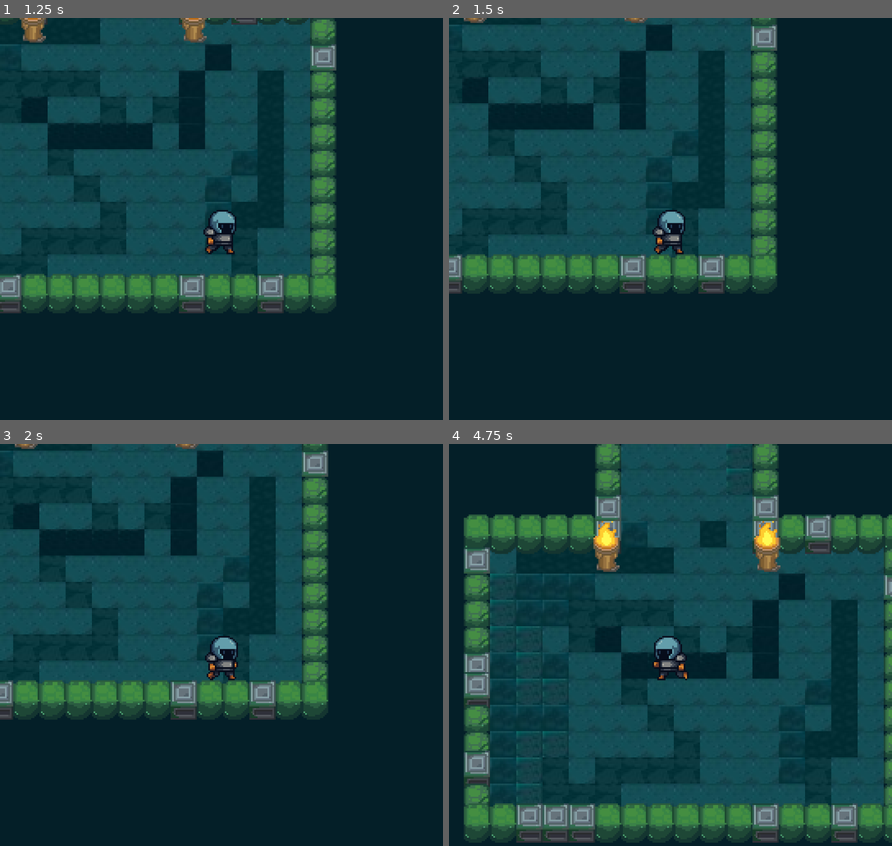
Above: before the commit, frames 1-4 (two rows, left to right).
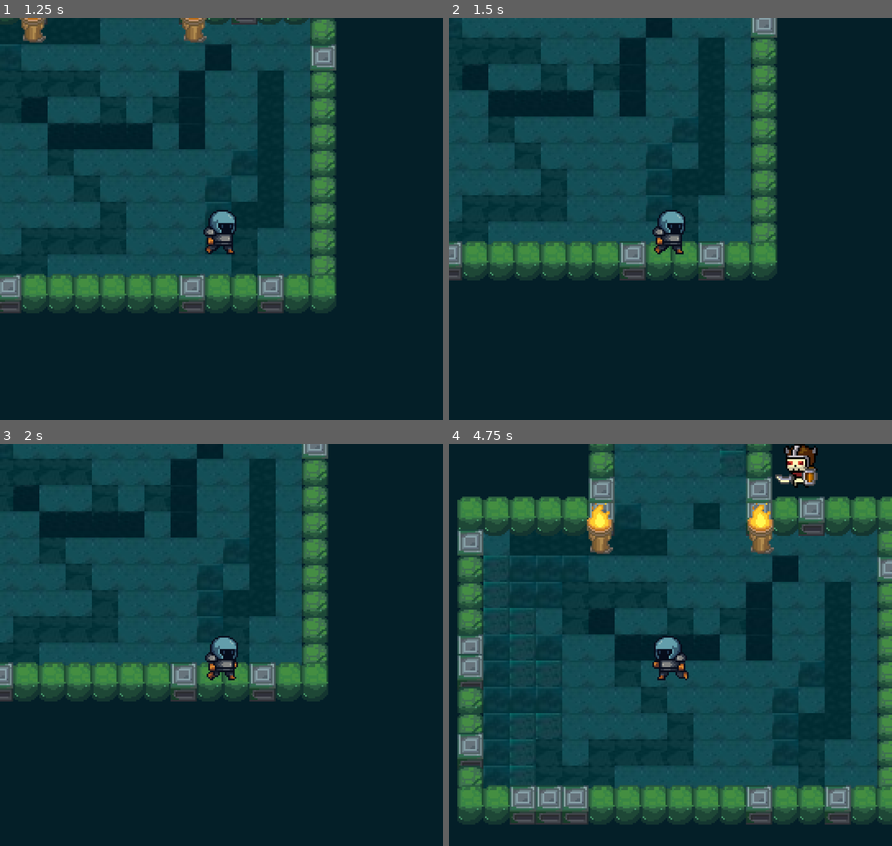
Above: after the commit, the same moments.

Repository: DylanFarkas/proyecto-final-videojuegos
Game: Godot game, scene res://scenes/Game.tscn
The game is run twice, just before and just after one commit, with the same random seed, the same clock (stepped at 60 frames per second) and the same inputs.
Inputs:
- Up to frame 1 (1.25 s): tap Enter at 0.5 s; hold D (right) from 0.53 s (still down)
- Up to frame 2 (1.5 s): release D (right) at 1.28 s; hold S (down) from 1.28 s (still down)
- Up to frame 3 (2 s): keep holding S (down)
- Up to frame 4 (4.75 s): release S (down) at 2.03 s; hold D (right) 2.03-2.78 s; hold W (up) 2.78-3.53 s; hold A (left) from 3.53 s (still down)

Frame 1 is identical in both runs. In frame 2, 14% of the frame differs, in the area x 0-75%, y 0-69%; in frame 3, 17%; in frame 4, 38%, in the area x 1-100%, y 0-100%.

Commit message:
Se añaden animaciones a los enemigos y se agregan en el game

Diff:
--- /dev/null
+++ b/enemy.gd
@@ -0,0 +1,58 @@
+extends CharacterBody2D
+class_name Enemy
+
+@export var speed := 60
+@onready var animated_sprite: AnimatedSprite2D = $AnimatedSprite2D
+
+var player: Node2D = null
+var last_player_pos: Vector2 = Vector2.ZERO
+
+func _ready():
+	animated_sprite.play("attack")             # animación por defecto
+	call_deferred("_find_player")              # busco player luego
+
+func _find_player():
+	var players = get_tree().get_nodes_in_group("player")
+	if players.size() > 0:
+		player = players[0]
+		last_player_pos = player.global_position
+	else:
+		await get_tree().create_timer(0.2).timeout
+		_find_player()   # reintentar hasta encontrar
+
+func _physics_process(delta):
+	if not player:
+		return
+
+	# (--- comportamiento de persecución ---)
+	var dist = global_position.distance_to(player.global_position)
+	if dist < 25:
+		velocity = Vector2.ZERO
+		animated_sprite.play("attack")
+	else:
+		var dir = (player.global_position - global_position).normalized()
+		velocity = dir * speed
+		move_and_slide()
+
+	var player_move := Vector2.ZERO
+	if "velocity" in player:   # si el player expone velocity (CharacterBody2D)
+		player_move = player.velocity
+	else:
+		# fallback: usar diferencia de posición (no divide por delta porque basta comparar signo)
+		player_move = player.global_position - last_player_pos
+
+	# Umbral para evitar jitter cuando está prácticamente quieto
+	var threshold := 0.1
+
+	# Si el player se mueve hacia la izquierda, cambiamos animación a la versión izquierda.
+	if player_move.x < -threshold:
+		# nombres de animación esperados: "attack-left", "attack-right", "attack-up", "attack-down"
+		animated_sprite.play("attack-left")
+	elif player_move.x > threshold:
+		animated_sprite.play("attack-right")
+	elif player_move.y < -threshold:
+		animated_sprite.play("attack-up")
+	elif player_move.y > threshold:
+		animated_sprite.play("attack-down")
+
+	last_player_pos = player.global_position
--- a/scenes/Game.tscn
+++ b/scenes/Game.tscn
@@ -7,6 +7,7 @@
 [ext_resource type="PackedScene" uid="uid://ihuqh26qg6py" path="res://scenes/room_scenes/Room_1.tscn" id="4_kiw3p"]
 [ext_resource type="PackedScene" uid="uid://kd66r1hm25ur" path="res://scenes/room_scenes/Room_2.tscn" id="5_400sg"]
 [ext_resource type="PackedScene" uid="uid://r7e58bh1yshp" path="res://scenes/player.tscn" id="6_aug50"]
+[ext_resource type="PackedScene" uid="uid://b3fybqw6ocyx6" path="res://scenes/enemy.tscn" id="8_400sg"]
 
 [node name="Game" type="Node2D"]
 script = ExtResource("1_ibkli")
@@ -15,3 +16,4 @@
 horizontal_corridor_scene = ExtResource("4_400sg")
 room_scenes = Array[PackedScene]([ExtResource("4_kiw3p"), ExtResource("5_400sg")])
 player_scene = ExtResource("6_aug50")
+enemy_scene = ExtResource("8_400sg")
--- /dev/null
+++ b/scenes/enemy.tscn
@@ -0,0 +1,101 @@
+[gd_scene load_steps=14 format=3 uid="uid://b3fybqw6ocyx6"]
+
+[ext_resource type="Script" uid="uid://c41avysxt7esh" path="res://enemy.gd" id="1_md0e3"]
+[ext_resource type="Texture2D" uid="uid://3gy4oxrrgpdx" path="res://assets/sprites/enemies/enemies-1.png" id="2_4ra3w"]
+[ext_resource type="Texture2D" uid="uid://d0whnhkpq2w7f" path="res://assets/sprites/enemies/enemies-left.png" id="3_4ra3w"]
+
+[sub_resource type="AtlasTexture" id="AtlasTexture_fcftc"]
+atlas = ExtResource("2_4ra3w")
+region = Rect2(0, 0, 24, 24)
+
+[sub_resource type="AtlasTexture" id="AtlasTexture_lu5c6"]
+atlas = ExtResource("2_4ra3w")
+region = Rect2(24, 0, 24, 24)
+
+[sub_resource type="AtlasTexture" id="AtlasTexture_5uy6h"]
+atlas = ExtResource("2_4ra3w")
+region = Rect2(0, 0, 24, 24)
+
+[sub_resource type="AtlasTexture" id="AtlasTexture_c4w8v"]
+atlas = ExtResource("2_4ra3w")
+region = Rect2(24, 0, 24, 24)
+
+[sub_resource type="AtlasTexture" id="AtlasTexture_xwavj"]
+atlas = ExtResource("3_4ra3w")
+region = Rect2(0, 0, 24, 24)
+
+[sub_resource type="AtlasTexture" id="AtlasTexture_nenq2"]
+atlas = ExtResource("3_4ra3w")
+region = Rect2(24, 0, 24, 24)
+
+[sub_resource type="AtlasTexture" id="AtlasTexture_md484"]
+atlas = ExtResource("2_4ra3w")
+region = Rect2(0, 0, 24, 24)
+
+[sub_resource type="AtlasTexture" id="AtlasTexture_ipns3"]
+atlas = ExtResource("2_4ra3w")
+region = Rect2(24, 0, 24, 24)
+
+[sub_resource type="SpriteFrames" id="SpriteFrames_nb6gf"]
+animations = [{
+"frames": [{
+"duration": 1.0,
+"texture": SubResource("AtlasTexture_fcftc")
+}, {
+"duration": 1.0,
+"texture": SubResource("AtlasTexture_lu5c6")
+}],
+"loop": true,
+"name": &"attack",
+"speed": 5.0
+}, {
+"frames": [{
+"duration": 1.0,
+"texture": SubResource("AtlasTexture_5uy6h")
+}, {
+"duration": 1.0,
+"texture": SubResource("AtlasTexture_c4w8v")
+}],
+"loop": true,
+"name": &"attack-down",
+"speed": 5.0
+}, {
+"frames": [{
+"duration": 1.0,
+"texture": SubResource("AtlasTexture_xwavj")
+}, {
+"duration": 1.0,
+"texture": SubResource("AtlasTexture_nenq2")
+}],
+"loop": true,
+"name": &"attack-left",
+"speed": 5.0
+}, {
+"frames": [{
+"duration": 1.0,
+"texture": SubResource("AtlasTexture_md484")
+}, {
+"duration": 1.0,
+"texture": SubResource("AtlasTexture_ipns3")
+}],
+"loop": true,
+"name": &"attack-up",
+"speed": 5.0
+}]
+
+[sub_resource type="RectangleShape2D" id="RectangleShape2D_jt03m"]
+size = Vector2(31, 34)
+
+[node name="Enemy" type="CharacterBody2D" groups=["enemy"]]
+script = ExtResource("1_md0e3")
+
+[node name="AnimatedSprite2D" type="AnimatedSprite2D" parent="."]
+position = Vector2(1, 1.999999)
+scale = Vector2(1.0833331, 1.1666667)
+sprite_frames = SubResource("SpriteFrames_nb6gf")
+animation = &"attack-down"
+
+[node name="CollisionShape2D" type="CollisionShape2D" parent="."]
+visible = false
+position = Vector2(5.5, 7)
+shape = SubResource("RectangleShape2D_jt03m")
--- a/scenes/game.gd
+++ b/scenes/game.gd
@@ -6,16 +6,17 @@
 @export var room_scenes: Array[PackedScene] = []     # SOLO rooms: Room_1, Room_2, ...
 
 @export var player_scene: PackedScene
+@export var enemy_scene : PackedScene
+
+@export var enemies_per_room: int = 1
 
 @export var max_rooms: int = 5
 @export var room_size: Vector2 = Vector2(272, 272)   # 17 tiles * 16px
-
-
-# --- ESTADO INTERNO ---
 
 var rng := RandomNumberGenerator.new()
 var grid: Dictionary = {}    # Vector2i -> Node2D (instancia de sala)
 var player: Node2D = null
+
 
 func _ready() -> void:
 	rng.randomize()
@@ -30,83 +31,160 @@
 func generate_dungeon() -> void:
 	grid.clear()
 
-	# 1) Sala de inicio en (0, 0)
 	var start_pos := Vector2i(0, 0)
 	var start_room := _instance_room(start_room_scene, start_pos)
 	grid[start_pos] = start_room
 
-	# 2) Pasillo fijo arriba de la sala de inicio → (0, -1)
 	var corridor_pos := start_pos + Vector2i(0, -1)
 	var first_corridor := _instance_room(vertical_corridor_scene, corridor_pos)
 	if first_corridor != null:
 		grid[corridor_pos] = first_corridor
 
-	# 3) Primera sala "real" arriba del pasillo → (0, -2)
 	var first_room_pos := corridor_pos + Vector2i(0, -1)
 	var first_room_scene := _random_room_scene()
 	var first_room := _instance_room(first_room_scene, first_room_pos)
 	if first_room != null:
 		grid[first_room_pos] = first_room
 	else:
-		return  # sin primera sala no hay nada más que hacer
-
-	# Lista de salas desde las que podemos seguir ramificando
+		return
+
 	var frontier: Array[Vector2i] = [first_room_pos]
-	var rooms_created := 2  # start + first_room
+	var rooms_created := 2
 	var safety := 0
 
-	# 4) Generar más salas, siempre sala - pasillo - sala
 	while rooms_created < max_rooms and safety < 300:
 		safety += 1
 
 		if frontier.is_empty():
 			break
 
-		# Elegimos una sala aleatoria de la frontera
 		var base_index := rng.randi_range(0, frontier.size() - 1)
 		var base_pos: Vector2i = frontier[base_index]
 
 		var dir := _random_direction()
 
-		# No generamos por debajo de la sala inicial (y > 0)
 		var corridor_candidate := base_pos + dir
 		var room_candidate := base_pos + dir * 2
 		if room_candidate.y > 0:
 			continue
 
-		# Si hay algo en medio o en el destino, no usamos esa dirección
 		if grid.has(corridor_candidate) or grid.has(room_candidate):
 			continue
 
-		# Elegir pasillo vertical u horizontal
 		var corridor_scene: PackedScene = vertical_corridor_scene
 		if dir.x != 0:
 			corridor_scene = horizontal_corridor_scene
 
-		# Instanciar pasillo
 		var corridor_inst := _instance_room(corridor_scene, corridor_candidate)
 		if corridor_inst == null:
 			continue
 		grid[corridor_candidate] = corridor_inst
 
-		# Instanciar nueva sala
 		var room_scene := _random_room_scene()
 		var room_inst := _instance_room(room_scene, room_candidate)
 		if room_inst == null:
-			# limpiamos el pasillo que no lleva a ningún lado
 			grid.erase(corridor_candidate)
 			corridor_inst.queue_free()
 			continue
 
 		grid[room_candidate] = room_inst
-
-		# Actualizamos contador y frontera
 		rooms_created += 1
 		frontier.append(room_candidate)
 
 	_configure_all_exits()
+
+	# spawn enemigos AHORA
+	_spawn_enemies_all_rooms()
+
+	# debug
+	debug_list_enemies_after_spawn()
+
 	print("Celdas en la grid (salas + pasillos): ", grid.size())
 
+
+
+# ========================
+#     ENEMIGOS (FIX TOTAL)
+# ========================
+
+func _spawn_enemies_all_rooms():
+	if enemy_scene == null:
+		return
+
+	var total_spawned := 0
+
+	for pos in grid.keys():
+		var cell = grid[pos]
+		if cell == null:
+			continue
+
+		if "corridor" in cell.name.to_lower():
+			continue
+
+		if pos == Vector2i(0,0):  # sala inicial no
+			continue
+
+		var spawned = spawn_enemies_in_room(cell, enemies_per_room)
+		total_spawned += spawned
+
+
+
+
+func spawn_enemies_in_room(room: Node2D, amount: int) -> int:
+	if enemy_scene == null:
+		return 0
+
+	var spawned := 0
+
+	var margin := 16
+	var min_x := margin
+	var min_y := margin
+	var max_x := room_size.x - margin
+	var max_y := room_size.y - margin
+
+	for i in range(amount):
+		var enemy = enemy_scene.instantiate()
+		if enemy == null:
+			continue
+
+		# MUY IMPORTANTE: agregarlo directamente al Game
+		add_child(enemy)
+
+		# posición local dentro de room convertida a global
+		var lx = rng.randf_range(min_x, max_x)
+		var ly = rng.randf_range(min_y, max_y)
+		var global_pos := room.global_position + Vector2(lx, ly)
+
+		enemy.global_position = global_pos
+
+		# asegurar visibilidad
+		if enemy is CanvasItem:
+			enemy.z_index = 50
+
+
+		spawned += 1
+
+	return spawned
+
+
+
+func debug_list_enemies_after_spawn():
+	print("---- DEBUG ENEMIES ----")
+	var count := 0
+	for c in get_children():
+		if c == null:
+			continue
+		var n := c.name.to_lower()
+		if "enemy" in n or c is CharacterBody2D:
+			print("Enemy:", c, " pos:", c.global_position)
+			count += 1
+	print("Total enemigos detectados:", count)
+
+
+
+# ========================
+# CONFIGURACIÓN DE SALAS
+# ========================
 
 func _instance_room(scene: PackedScene, grid_pos: Vector2i) -> Node2D:
 	if scene == null:
@@ -137,6 +215,7 @@
 	]
 	return dirs[rng.randi_range(0, dirs.size() - 1)]
 
+
 func _configure_all_exits() -> void:
 	for pos in grid.keys():
 		var room = grid[pos]
@@ -152,8 +231,9 @@
 			room.configure_exits(up, down, left, right)
 
 
-# ========================
-#   PLAYER
+
+# ========================
+#         PLAYER
 # ========================
 
 func spawn_player() -> void:
@@ -164,7 +244,6 @@
 	player = player_scene.instantiate()
 	add_child(player)
 
-	# Buscar la sala de inicio en (0,0)
 	var start_room: Node2D = grid.get(Vector2i(0, 0), null)
 	if start_room == null:
 		push_error("No se encontró la sala de inicio en la grid.")
@@ -174,4 +253,4 @@
 	if spawn:
 		player.global_position = spawn.global_position
 	else:
-		player.position = start_room.position
+		player.global_position = start_room.global_position + room_size * 0.5
--- a/scenes/player.tscn
+++ b/scenes/player.tscn
@@ -245,10 +245,10 @@
 }]
 
 [sub_resource type="RectangleShape2D" id="RectangleShape2D_dqkch"]
-size = Vector2(20, 26)
-
-[node name="Player" type="CharacterBody2D"]
-position = Vector2(-12, 3)
+size = Vector2(16, 21)
+
+[node name="Player" type="CharacterBody2D" groups=["player"]]
+position = Vector2(10, 29)
 script = ExtResource("1_g2els")
 metadata/_edit_group_ = true
 
@@ -259,7 +259,7 @@
 frame_progress = 0.7381049
 
 [node name="CollisionShape2D" type="CollisionShape2D" parent="."]
-visible = false
+position = Vector2(-2, -8.5)
 shape = SubResource("RectangleShape2D_dqkch")
 
 [node name="Camera2D" type="Camera2D" parent="."]
Binary file added: assets/sprites/enemies/enemies-left.png
Not shown, added: assets/sprites/enemies/enemies-left.png.import
Not shown, added: enemy.gd.uid
Not shown: 1 places in scenes/Game.tscn that only renumber resources
